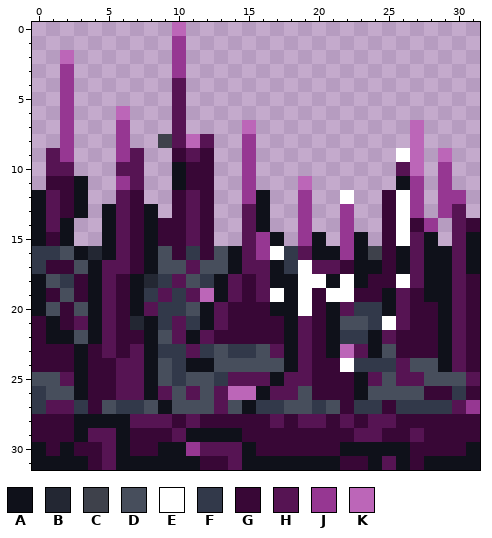
File history of a pixel-art sprite, Codes/In Depths of Elora.gmx/sprites/images/spr_Spikes_7.png. Above: the version before the commit.
The file is 32x32 pixels.
Palette (. is transparent): A #0f111a  B #232733  C #3e414b  D #474e5c  E #ffffff  F #32394a  G #380736  H #561453  J #963792  K #bc66b8
Pixels before, first column x 0:
 0 ..........K.....................
 1 ..........J.....................
 2 ..K.......J.....................
 3 ..J.......J.....................
 4 ..J.......H.....................
 5 ..J.......H.....................
 6 ..J...K...H.....................
 7 ..J...J...H....K...........K....
 8 ..J...J..CHKH..J...........K....
 9 .HJ...JH..GHG..J..........EK.K..
10 .HH...HH..AGG..J..........HK.J..
11 .GGA..JH..AGG..J...K......AJ.J..
12 AHGA..HG..GHG..JA..J..E..GEJ.JJ.
13 AHGA.AHGA.GHG..HA..J..J..GEJ.JH.
14 AHA..AHGAGGHG..HA..J..J..GEGJ.HG
15 AGA..AHGAGGHG..HJA.JA.JA.GEHA.HA
16 FFDABAHGADGFGDAHJEFHAAJACGAHAAHA
17 FGGDAHHGADDHDDAHHAFEHHGAAGAHAAHA
18 ADFGAHGABFHDFAHGHAAEEAEAGGEHAAHG
19 AGDGAHGAFHFHKAHGHEAEGEEGGAHGAAHG
20 ADGDAHGAHFFDAHGGGAAEGAHFFAHGGAHG
21 GAGHAHGBAFHFAHGGGGAHGADDFEHGGAHG
22 GAADAHGGADHAHGGGGGAHGAFFAHGGGAHG
23 GGGAGHGHAFFHFDFFDHAHGAKHADGGGAHG
24 GGGAGGHHADFAADDDDDAHGGEFFFHDDAHG
25 DDHAGGHHADFDDFHHHAHHGGGAHDHHDDDH
26 FDDAGGHHAHDHDHKKAHHDGGGADDDDGGFG
27 FHHFGDFFDADDDHDAFFDDFDGFFGFFFFHJ
28 GGGAAAAHHHGHGGGGGHGHHGHGHHGGGGGG
29 GGGAHHAGGGHAAAAGGGGGGGGHHGGHGGGG
30 AGAGGHAGGAAJHHHAGGGGGGAAAAAGGGGA
31 AAAAGHAAAAAAGGHAAAAAAAGGAHAGAAAA
After:
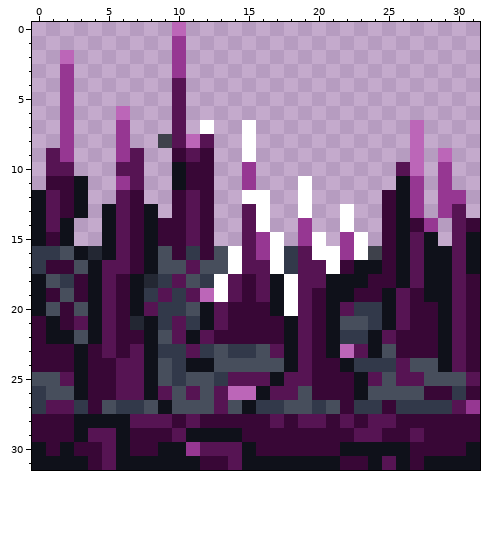
Difference:
Colour E becomes colour A in rows 12 to 15 at x 26; in row 18 at x 22 and 26; in row 19 at x 17 and 21 to 22; in row 21 at x 25; in row 24 at x 22.
The author put colour E in row 7 at x 12.
Colour A becomes colour E in rows 12 to 14 at x 16; in row 15 at x 17, 20 and 23; in row 16 at x 14, 20 to 21 and 23; in row 17 at x 14 and 17; in rows 18 to 19 at x 13 and 18; in row 20 at x 18.
Colour H becomes colour E in row 17 at x 21.
Colour J becomes colour E in rows 8 to 9 at x 15; in row 12 at x 15 and 19; in row 13 at x 19 and 22; in row 14 at x 22.
Colour K becomes colour E in row 7 at x 15; in row 11 at x 19.
Colour E becomes colour H in row 17 at x 19; in row 18 at x 19 to 20; in rows 19 to 20 at x 19.
The edit erases colour E in row 9 at x 26; in row 12 at x 22.
Boxes around the changes in both pictures, in picture pixels (x1, y1, x2, y2):
changed: (200, 120, 410, 372)
